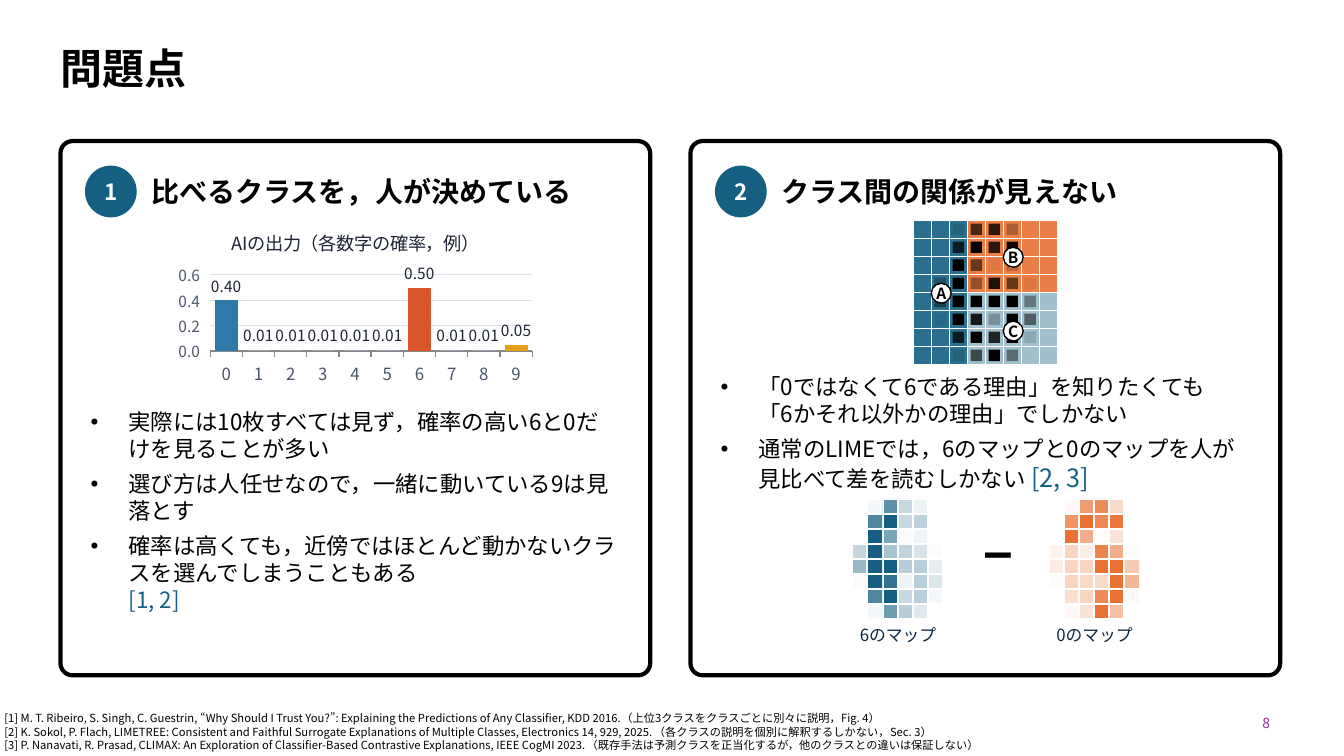
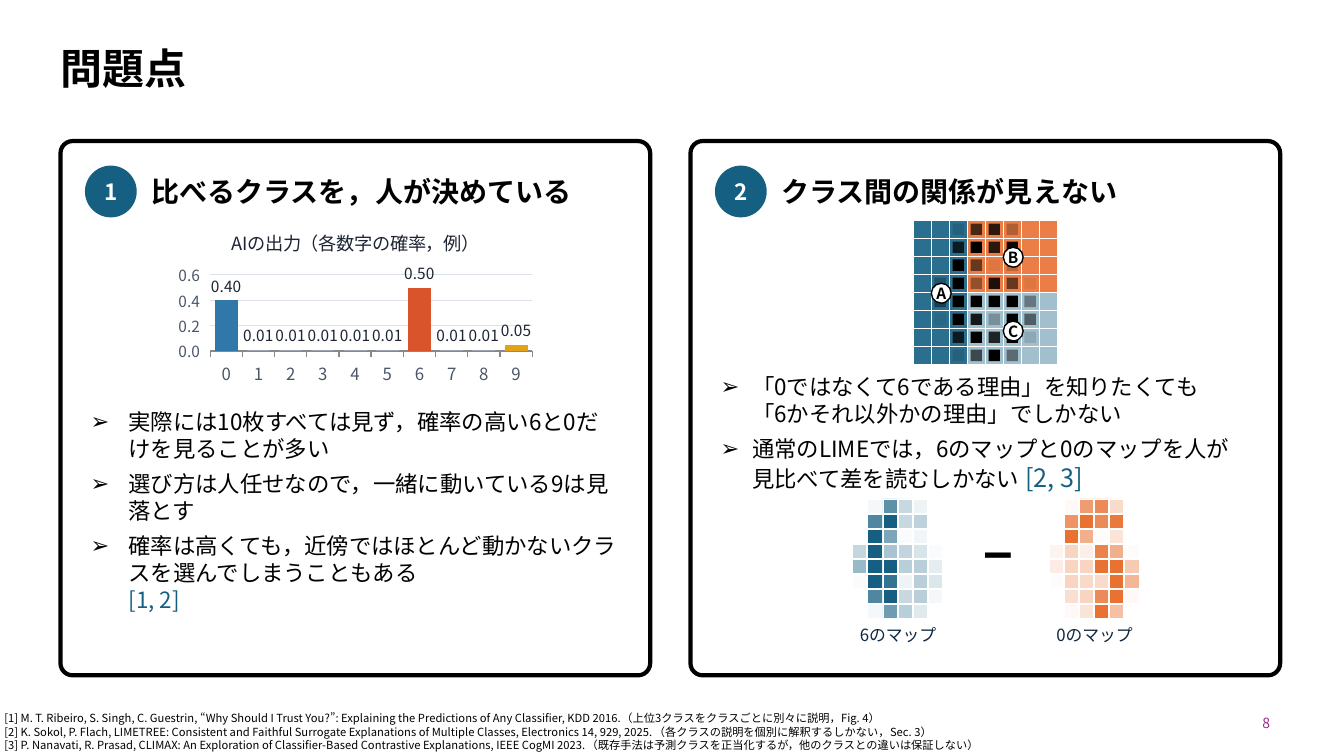
Before and after one commit to SoutaIkegame/Fisher_LIME, a slide deck: slide 8 of docs/seminar/2026-10-05_seminar.pptx. Drawn at 1344x756 pixels with LibreOffice and Linux fonts; fonts in the diff are those of the drawing. Boxes give left, top, right and bottom in pixels: in the first picture for what was removed or moved away, otherwise in the second. Text is boxed around its words. In the diff, an @@ line names an element or a change of style, - is before the commit and + after.

```diff
--- a/docs/seminar/2026-10-05_seminar.pptx
+++ b/docs/seminar/2026-10-05_seminar.pptx
@@ text "「0ではなくて6である理由」を知りたくても 「6かそれ以外かの理由」でしかない" at box(752, 376, 1229, 492): bullet • to ➢ @@
@@ text "実際には10枚すべては見ず，確率の高い6と0だけを見ることが多い" at box(129, 411, 617, 612): bullet • to ➢ @@
```
Also in this commit, not shown: 8 other slides changed, 1 slide added, 2 slides removed, 2 other files.
